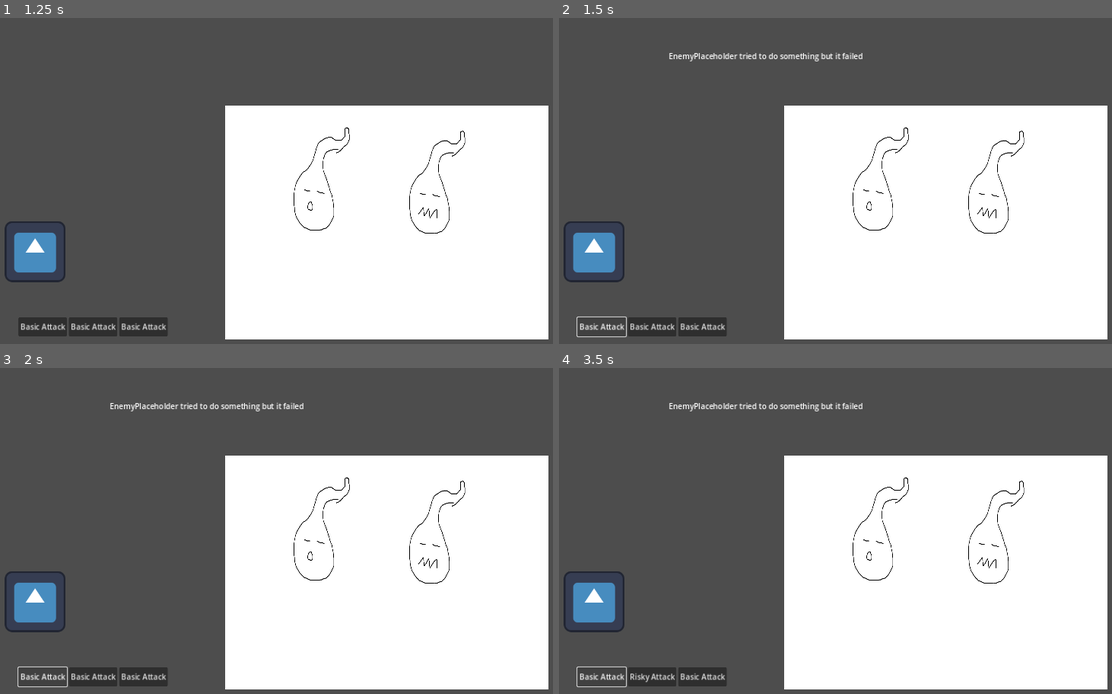
Above: before the commit, frames 1-4 (two rows, left to right).
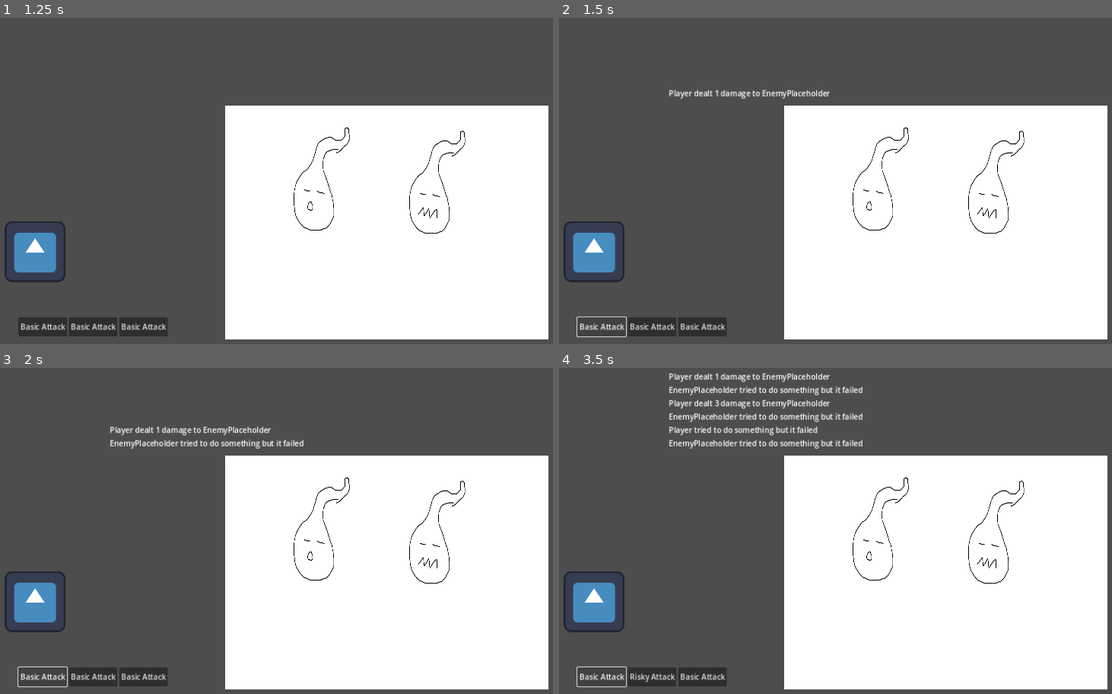
Above: after the commit, the same moments.

Repository: bonsaipropaganda/mini-jam-139
Game: Godot game, scene res://scenes/UI/main_menu.tscn
Two runs of this game, one before a commit and one after it. Both use one fixed random seed, a clock stepped at 60 frames per second and the inputs below. The engine's default icon, where the game draws it, is replaced by a stand-in: a white triangle on a blue panel in a dark square.
Inputs:
- Up to frame 1 (1.25 s): click "Start" at 0.5 s
- Up to frame 2 (1.5 s): click "Basic Attack" at 1.25 s
- Up to frame 3 (2 s): no input
- Up to frame 4 (3.5 s): click "Basic Attack" at 2 s; click "Risky Attack" at 2.75 s

Frame 1 is identical in both runs. In frame 2, 0.7% of the frame differs, in the area x 19-55%, y 10-25%; in frame 3, 1.2%; in frame 4, 2.6%, in the area x 19-55%, y 1-25%.

Commit message:
Added heal action and a draft combat history

Diff:
--- /dev/null
+++ b/code/UI/combat_history.gd
@@ -0,0 +1,34 @@
+class_name CombatHistory
+extends Container
+
+
+@export var message_spacing: float = 5.0
+@export var history_length: int = 6
+
+@export var label_settings: LabelSettings
+
+
+var history: Array[Label] = []
+
+
+func _ready() -> void:
+	Global.action_performed.connect(_on_action_performed)
+
+
+
+func _on_action_performed(act: String) -> void:
+	var msg := Label.new()
+	msg.text = act
+	msg.label_settings = label_settings
+
+	if history.size() == history_length:
+		var delete: Label = history.pop_front()
+		delete.queue_free()
+
+	add_child(msg)
+
+	for lab in history:
+		lab.position.y -= message_spacing + msg.size.y
+	msg.position.y = size.y - msg.size.y
+
+	history.push_back(msg)
--- a/code/UI/last_action.gd
+++ /dev/null
@@ -1,12 +0,0 @@
-extends Label
-
-
-# Called when the node enters the scene tree for the first time.
-func _ready() -> void:
-	pass # Replace with function body.
-
-
-# Called every frame. 'delta' is the elapsed time since the previous frame.
-func _process(delta: float) -> void:
-	if Global.last_action:
-		self.text = Global.last_action
--- a/code/combat/actions/action.gd
+++ b/code/combat/actions/action.gd
@@ -2,9 +2,19 @@
 extends Resource
 
 
+## This function is called by the combat manager when an action is performed
+## source      - the action caster
+## destination - the target of the action
+## In the interest of time, actions that do something on the one doing it (such
+## as heals) will act on the source and ignore the fact that the other variable
+## is called "destination". (I think it'll be too complicated to create a
+## targeting system with the time left in the jam :)
 func apply(source: Node, destination: Node) -> void:
-	Global.last_action = "%s tried to do something but it failed" % [source.name]
+	Global.push_action("%s tried to do something but it failed" % [source.name])
 
 
+## Returns the health component of a given node (will error if there are none).
+## Health components are expected to be called "HealthComponent" because I'm
+## lazy ;).
 static func get_health_component(node: Node) -> HealthComponent:
-	return node.get_node_or_null("HealthComponent")
+	return node.get_node("HealthComponent")
--- a/code/combat/actions/deal_damage.gd
+++ b/code/combat/actions/deal_damage.gd
@@ -9,4 +9,4 @@
 	var health: HealthComponent = get_health_component(destination)
 	health.current_health -= amount
 
-	Global.last_action = "%s dealt %s damage to %s" % [source.name, amount, destination.name]
+	Global.push_action("%s dealt %s damage to %s" % [source.name, amount, destination.name])
--- /dev/null
+++ b/code/combat/actions/heal.gd
@@ -0,0 +1,12 @@
+class_name ActionHeal
+extends Action
+
+
+@export var amount: int = 2
+
+
+func apply(source: Node, destination: Node) -> void:
+	var health: HealthComponent = get_health_component(source)
+	health.current_health += amount
+
+	Global.push_action("%s healed themselves %s hp" % [source.name, amount])
--- a/code/combat/combat_manager.gd
+++ b/code/combat/combat_manager.gd
@@ -17,6 +17,9 @@
 
 
 func set_enemy(new_enemy: Node) -> void:
+	if not is_player_turn:
+		enemy.do_action.disconnect(_play_action)
+		new_enemy.do_action.connect(_play_action)
 	enemy = new_enemy
 
 
--- a/code/enemies/enemy.gd
+++ b/code/enemies/enemy.gd
@@ -12,4 +12,5 @@
 
 
 func play_turn() -> void:
+	await get_tree().create_timer(0.5).timeout
 	do_action.emit(NullAction.new())
--- a/code/global.gd
+++ b/code/global.gd
@@ -1,4 +1,7 @@
 extends Node
+
+
+signal action_performed(action: String)
 
 
 # list of all possible coins. Might not end up needing this
@@ -6,4 +9,6 @@
 
 var rng := RandomNumberGenerator.new()
 
-var last_action: String
+
+func push_action(act: String) -> void:
+	action_performed.emit(act)
--- /dev/null
+++ b/scenes/UI/combat_history.tscn
@@ -0,0 +1,11 @@
+[gd_scene load_steps=2 format=3 uid="uid://pdhajmhtyjha"]
+
+[ext_resource type="Script" path="res://code/UI/combat_history.gd" id="1_4u50r"]
+
+[node name="CombatHistory" type="Container"]
+anchors_preset = 15
+anchor_right = 1.0
+anchor_bottom = 1.0
+grow_horizontal = 2
+grow_vertical = 2
+script = ExtResource("1_4u50r")
--- a/scenes/main.tscn
+++ b/scenes/main.tscn
@@ -2,10 +2,10 @@
 
 [ext_resource type="PackedScene" uid="uid://b02po41vs2fo2" path="res://scenes/player.tscn" id="1_rlfoc"]
 [ext_resource type="Script" path="res://code/combat/combat_manager.gd" id="2_0uygc"]
+[ext_resource type="PackedScene" uid="uid://pdhajmhtyjha" path="res://scenes/UI/combat_history.tscn" id="2_5qwly"]
 [ext_resource type="Script" path="res://code/UI/coins_hbox.gd" id="2_6e1k6"]
 [ext_resource type="Texture2D" uid="uid://b6tdgmy4ofyoc" path="res://art/Enemies/Willo.png" id="2_bh4ci"]
 [ext_resource type="PackedScene" uid="uid://t0c7cg537fse" path="res://scenes/health_component.tscn" id="3_7of3u"]
-[ext_resource type="Script" path="res://code/UI/last_action.gd" id="3_vnqwx"]
 [ext_resource type="Script" path="res://code/enemies/enemy.gd" id="6_61pkq"]
 
 [node name="Main" type="Node2D"]
@@ -40,12 +40,11 @@
 layout_mode = 2
 text = "Coin 3"
 
-[node name="Last Action" type="Label" parent="CanvasLayer"]
+[node name="CombatHistory" parent="CanvasLayer/UI" instance=ExtResource("2_5qwly")]
+layout_mode = 1
 offset_left = 338.0
-offset_top = 72.0
-offset_right = 884.0
-offset_bottom = 173.0
-script = ExtResource("3_vnqwx")
+offset_right = 844.0
+offset_bottom = 133.0
 
 [node name="CombatManager" type="Node" parent="." node_paths=PackedStringArray("player", "enemy")]
 script = ExtResource("2_0uygc")
